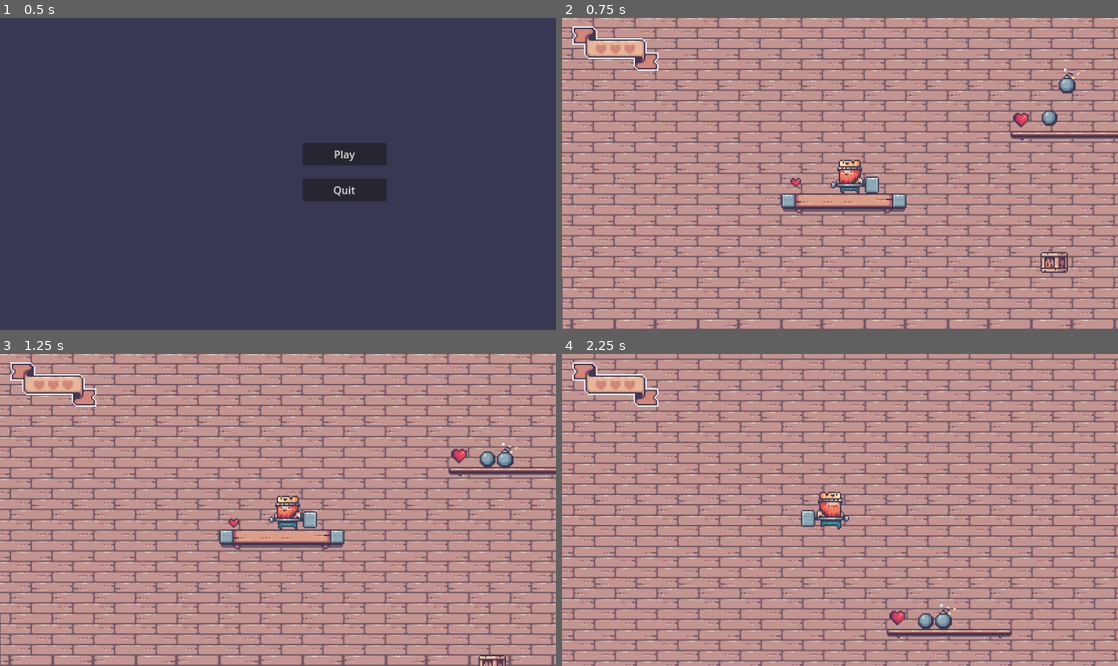
Above: before the commit, frames 1-4 (two rows, left to right).
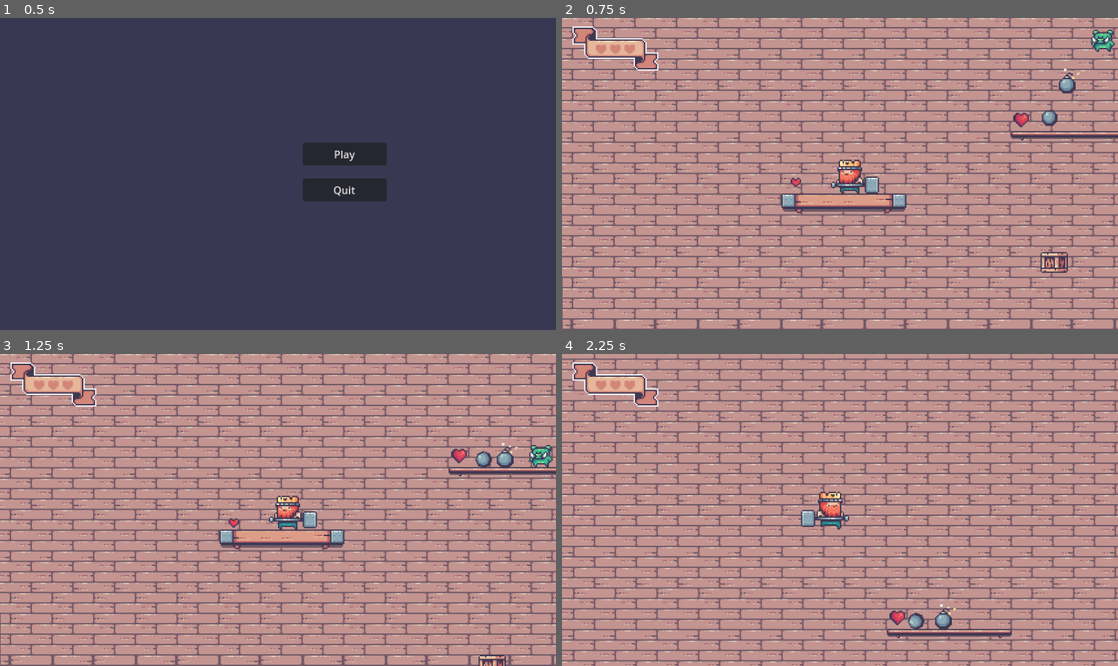
Above: after the commit, the same moments.

Repository: luisalcarasr/kings-and-pigs
Game: Godot game, scene res://scenes/menus/main.tscn
The game is run twice, just before and just after one commit, with the same random seed, the same clock (stepped at 60 frames per second) and the same inputs.
Inputs (mouse positions are in pixels of both pictures, inside the frame that each line leads up to):
- Up to frame 1 (0.5 s): no input
- Up to frame 2 (0.75 s): click "Play" at 0.5 s
- Up to frame 3 (1.25 s): no input
- Up to frame 4 (2.25 s): tap Enter (ui_accept) at 1.25, 1.35, 1.52, 1.82, 2.1 s; move the mouse to (962, 494) at 1.27 s; hold Right (ui_right) from 1.28 s (still down); click (962, 494) at 1.42 s; move the mouse to (728, 525) at 2.02 s

Frame 1 is identical in both runs. In frame 2, 0.2% of the frame differs, in the area x 95-100%, y 3-11%; in frame 3, 0.4%, in the area x 85-100%, y 29-37%; in frame 4, 0.2%.

Commit message:
🐷 First enemy has been added.

Diff:
--- /dev/null
+++ b/characters/enemies/pig.gd
@@ -0,0 +1,31 @@
+extends CharacterBody2D
+
+
+const SPEED = 300.0
+const JUMP_VELOCITY = -400.0
+
+# Get the gravity from the project settings to be synced with RigidBody nodes.
+var gravity = ProjectSettings.get_setting("physics/2d/default_gravity")
+
+func _ready():
+	get_node("AnimatedSprite2D").play('Idle')
+
+
+func _physics_process(delta):
+	# Add the gravity.
+	if not is_on_floor():
+		velocity.y += gravity * delta
+
+	# Handle Jump.
+	if Input.is_action_just_pressed("ui_accept") and is_on_floor():
+		velocity.y = JUMP_VELOCITY
+
+	# Get the input direction and handle the movement/deceleration.
+	# As good practice, you should replace UI actions with custom gameplay actions.
+	var direction = Input.get_axis("ui_left", "ui_right")
+	if direction:
+		velocity.x = direction * SPEED
+	else:
+		velocity.x = move_toward(velocity.x, 0, SPEED)
+
+	move_and_slide()
--- /dev/null
+++ b/characters/enemies/pig.tscn
@@ -0,0 +1,278 @@
+[gd_scene load_steps=40 format=3 uid="uid://khgftfloj3jh"]
+
+[ext_resource type="Texture2D" uid="uid://3iin8qatqi65" path="res://assets/characters/enemies/pig/idle.png" id="1_ktcl8"]
+[ext_resource type="Script" path="res://characters/enemies/pig.gd" id="1_pm0iu"]
+[ext_resource type="Texture2D" uid="uid://bnog06s2ckvol" path="res://assets/characters/enemies/pig/attack.png" id="2_g28uk"]
+[ext_resource type="Texture2D" uid="uid://5qa0njhdgrvg" path="res://assets/characters/enemies/pig/dead.png" id="3_6mrhp"]
+[ext_resource type="Texture2D" uid="uid://dp57rrcj8304y" path="res://assets/characters/enemies/pig/fall.png" id="4_6e67s"]
+[ext_resource type="Texture2D" uid="uid://bmastm7agbgol" path="res://assets/characters/enemies/pig/ground.png" id="5_a087c"]
+[ext_resource type="Texture2D" uid="uid://d257ktc5soicw" path="res://assets/characters/enemies/pig/hit.png" id="6_sifpb"]
+[ext_resource type="Texture2D" uid="uid://cxox46qx3g2jn" path="res://assets/characters/enemies/pig/jump.png" id="8_7iq30"]
+[ext_resource type="Texture2D" uid="uid://cwf80cjx0801q" path="res://assets/characters/enemies/pig/run.png" id="9_0fu0i"]
+
+[sub_resource type="RectangleShape2D" id="RectangleShape2D_y5mwb"]
+size = Vector2(17, 17)
+
+[sub_resource type="AtlasTexture" id="AtlasTexture_7ty75"]
+atlas = ExtResource("2_g28uk")
+region = Rect2(0, 0, 34, 28)
+
+[sub_resource type="AtlasTexture" id="AtlasTexture_d4vwc"]
+atlas = ExtResource("2_g28uk")
+region = Rect2(34, 0, 34, 28)
+
+[sub_resource type="AtlasTexture" id="AtlasTexture_t1cgl"]
+atlas = ExtResource("2_g28uk")
+region = Rect2(68, 0, 34, 28)
+
+[sub_resource type="AtlasTexture" id="AtlasTexture_chjn4"]
+atlas = ExtResource("2_g28uk")
+region = Rect2(102, 0, 34, 28)
+
+[sub_resource type="AtlasTexture" id="AtlasTexture_fel78"]
+atlas = ExtResource("2_g28uk")
+region = Rect2(136, 0, 34, 28)
+
+[sub_resource type="AtlasTexture" id="AtlasTexture_6a3jk"]
+atlas = ExtResource("3_6mrhp")
+region = Rect2(0, 0, 34, 28)
+
+[sub_resource type="AtlasTexture" id="AtlasTexture_qekoq"]
+atlas = ExtResource("3_6mrhp")
+region = Rect2(34, 0, 34, 28)
+
+[sub_resource type="AtlasTexture" id="AtlasTexture_mhjb5"]
+atlas = ExtResource("3_6mrhp")
+region = Rect2(68, 0, 34, 28)
+
+[sub_resource type="AtlasTexture" id="AtlasTexture_7qkr4"]
+atlas = ExtResource("3_6mrhp")
+region = Rect2(102, 0, 34, 28)
+
+[sub_resource type="AtlasTexture" id="AtlasTexture_xqklw"]
+atlas = ExtResource("6_sifpb")
+region = Rect2(0, 0, 34, 28)
+
+[sub_resource type="AtlasTexture" id="AtlasTexture_ct3mw"]
+atlas = ExtResource("6_sifpb")
+region = Rect2(34, 0, 34, 28)
+
+[sub_resource type="AtlasTexture" id="AtlasTexture_mc5wn"]
+atlas = ExtResource("1_ktcl8")
+region = Rect2(0, 0, 34, 28)
+
+[sub_resource type="AtlasTexture" id="AtlasTexture_p666y"]
+atlas = ExtResource("1_ktcl8")
+region = Rect2(34, 0, 34, 28)
+
+[sub_resource type="AtlasTexture" id="AtlasTexture_nktcs"]
+atlas = ExtResource("1_ktcl8")
+region = Rect2(68, 0, 34, 28)
+
+[sub_resource type="AtlasTexture" id="AtlasTexture_si0a0"]
+atlas = ExtResource("1_ktcl8")
+region = Rect2(102, 0, 34, 28)
+
+[sub_resource type="AtlasTexture" id="AtlasTexture_d55a5"]
+atlas = ExtResource("1_ktcl8")
+region = Rect2(136, 0, 34, 28)
+
+[sub_resource type="AtlasTexture" id="AtlasTexture_c85gn"]
+atlas = ExtResource("1_ktcl8")
+region = Rect2(170, 0, 34, 28)
+
+[sub_resource type="AtlasTexture" id="AtlasTexture_rw0cr"]
+atlas = ExtResource("1_ktcl8")
+region = Rect2(204, 0, 34, 28)
+
+[sub_resource type="AtlasTexture" id="AtlasTexture_ayeym"]
+atlas = ExtResource("1_ktcl8")
+region = Rect2(238, 0, 34, 28)
+
+[sub_resource type="AtlasTexture" id="AtlasTexture_fn81v"]
+atlas = ExtResource("1_ktcl8")
+region = Rect2(272, 0, 34, 28)
+
+[sub_resource type="AtlasTexture" id="AtlasTexture_odo11"]
+atlas = ExtResource("1_ktcl8")
+region = Rect2(306, 0, 34, 28)
+
+[sub_resource type="AtlasTexture" id="AtlasTexture_deagk"]
+atlas = ExtResource("1_ktcl8")
+region = Rect2(340, 0, 34, 28)
+
+[sub_resource type="AtlasTexture" id="AtlasTexture_ptewf"]
+atlas = ExtResource("9_0fu0i")
+region = Rect2(0, 0, 34, 28)
+
+[sub_resource type="AtlasTexture" id="AtlasTexture_7pq35"]
+atlas = ExtResource("9_0fu0i")
+region = Rect2(34, 0, 34, 28)
+
+[sub_resource type="AtlasTexture" id="AtlasTexture_jqgu2"]
+atlas = ExtResource("9_0fu0i")
+region = Rect2(68, 0, 34, 28)
+
+[sub_resource type="AtlasTexture" id="AtlasTexture_inyl2"]
+atlas = ExtResource("9_0fu0i")
+region = Rect2(102, 0, 34, 28)
+
+[sub_resource type="AtlasTexture" id="AtlasTexture_r0ifl"]
+atlas = ExtResource("9_0fu0i")
+region = Rect2(136, 0, 34, 28)
+
+[sub_resource type="AtlasTexture" id="AtlasTexture_m8h0b"]
+atlas = ExtResource("9_0fu0i")
+region = Rect2(170, 0, 34, 28)
+
+[sub_resource type="SpriteFrames" id="SpriteFrames_x65t7"]
+animations = [{
+"frames": [{
+"duration": 1.0,
+"texture": SubResource("AtlasTexture_7ty75")
+}, {
+"duration": 1.0,
+"texture": SubResource("AtlasTexture_d4vwc")
+}, {
+"duration": 1.0,
+"texture": SubResource("AtlasTexture_t1cgl")
+}, {
+"duration": 1.0,
+"texture": SubResource("AtlasTexture_chjn4")
+}, {
+"duration": 1.0,
+"texture": SubResource("AtlasTexture_fel78")
+}],
+"loop": true,
+"name": &"Attack",
+"speed": 5.0
+}, {
+"frames": [{
+"duration": 1.0,
+"texture": SubResource("AtlasTexture_6a3jk")
+}, {
+"duration": 1.0,
+"texture": SubResource("AtlasTexture_qekoq")
+}, {
+"duration": 1.0,
+"texture": SubResource("AtlasTexture_mhjb5")
+}, {
+"duration": 1.0,
+"texture": SubResource("AtlasTexture_7qkr4")
+}],
+"loop": true,
+"name": &"Dead",
+"speed": 5.0
+}, {
+"frames": [{
+"duration": 1.0,
+"texture": ExtResource("4_6e67s")
+}],
+"loop": true,
+"name": &"Fall",
+"speed": 5.0
+}, {
+"frames": [{
+"duration": 1.0,
+"texture": ExtResource("5_a087c")
+}],
+"loop": true,
+"name": &"Ground",
+"speed": 5.0
+}, {
+"frames": [{
+"duration": 1.0,
+"texture": SubResource("AtlasTexture_xqklw")
+}, {
+"duration": 1.0,
+"texture": SubResource("AtlasTexture_ct3mw")
+}],
+"loop": true,
+"name": &"Hit",
+"speed": 5.0
+}, {
+"frames": [{
+"duration": 1.0,
+"texture": SubResource("AtlasTexture_mc5wn")
+}, {
+"duration": 1.0,
+"texture": SubResource("AtlasTexture_p666y")
+}, {
+"duration": 1.0,
+"texture": SubResource("AtlasTexture_nktcs")
+}, {
+"duration": 1.0,
+"texture": SubResource("AtlasTexture_si0a0")
+}, {
+"duration": 1.0,
+"texture": SubResource("AtlasTexture_d55a5")
+}, {
+"duration": 1.0,
+"texture": SubResource("AtlasTexture_c85gn")
+}, {
+"duration": 1.0,
+"texture": SubResource("AtlasTexture_rw0cr")
+}, {
+"duration": 1.0,
+"texture": SubResource("AtlasTexture_ayeym")
+}, {
+"duration": 1.0,
+"texture": SubResource("AtlasTexture_fn81v")
+}, {
+"duration": 1.0,
+"texture": SubResource("AtlasTexture_odo11")
+}, {
+"duration": 1.0,
+"texture": SubResource("AtlasTexture_deagk")
+}],
+"loop": true,
+"name": &"Idle",
+"speed": 5.0
+}, {
+"frames": [{
+"duration": 1.0,
+"texture": ExtResource("8_7iq30")
+}],
+"loop": true,
+"name": &"Jump",
+"speed": 5.0
+}, {
+"frames": [{
+"duration": 1.0,
+"texture": SubResource("AtlasTexture_ptewf")
+}, {
+"duration": 1.0,
+"texture": SubResource("AtlasTexture_7pq35")
+}, {
+"duration": 1.0,
+"texture": SubResource("AtlasTexture_jqgu2")
+}, {
+"duration": 1.0,
+"texture": SubResource("AtlasTexture_inyl2")
+}, {
+"duration": 1.0,
+"texture": SubResource("AtlasTexture_r0ifl")
+}, {
+"duration": 1.0,
+"texture": SubResource("AtlasTexture_m8h0b")
+}],
+"loop": true,
+"name": &"Run",
+"speed": 5.0
+}]
+
+[node name="Pig" type="CharacterBody2D"]
+script = ExtResource("1_pm0iu")
+
+[node name="CollisionShape2D" type="CollisionShape2D" parent="."]
+position = Vector2(2.5, 5.5)
+shape = SubResource("RectangleShape2D_y5mwb")
+
+[node name="AnimatedSprite2D" type="AnimatedSprite2D" parent="."]
+sprite_frames = SubResource("SpriteFrames_x65t7")
+animation = &"Run"
+frame_progress = 0.240272
+
+[node name="AnimationPlayer" type="AnimationPlayer" parent="."]
+
+[node name="AnimationTree" type="AnimationTree" parent="."]
--- a/scenes/levels/showcase.tscn
+++ b/scenes/levels/showcase.tscn
@@ -10,6 +10,7 @@
 [ext_resource type="PackedScene" uid="uid://74swt4l1twdb" path="res://objects/door.tscn" id="7_2xes7"]
 [ext_resource type="PackedScene" uid="uid://b06hie73rqpe0" path="res://objects/small-heart.tscn" id="9_7ok8h"]
 [ext_resource type="PackedScene" uid="uid://bvx6e6m3b5gml" path="res://objects/big-heart.tscn" id="10_n0n1o"]
+[ext_resource type="PackedScene" uid="uid://khgftfloj3jh" path="res://characters/enemies/pig.tscn" id="11_kiol3"]
 
 [node name="ShowcaseScene" type="Node2D"]
 
@@ -46,3 +47,6 @@
 
 [node name="BigHeart" parent="." instance=ExtResource("10_n0n1o")]
 position = Vector2(486, 275)
+
+[node name="Pig" parent="." instance=ExtResource("11_kiol3")]
+position = Vector2(548, 198)
Not shown: 1 places in scenes/levels/showcase.tscn that only renumber resources
